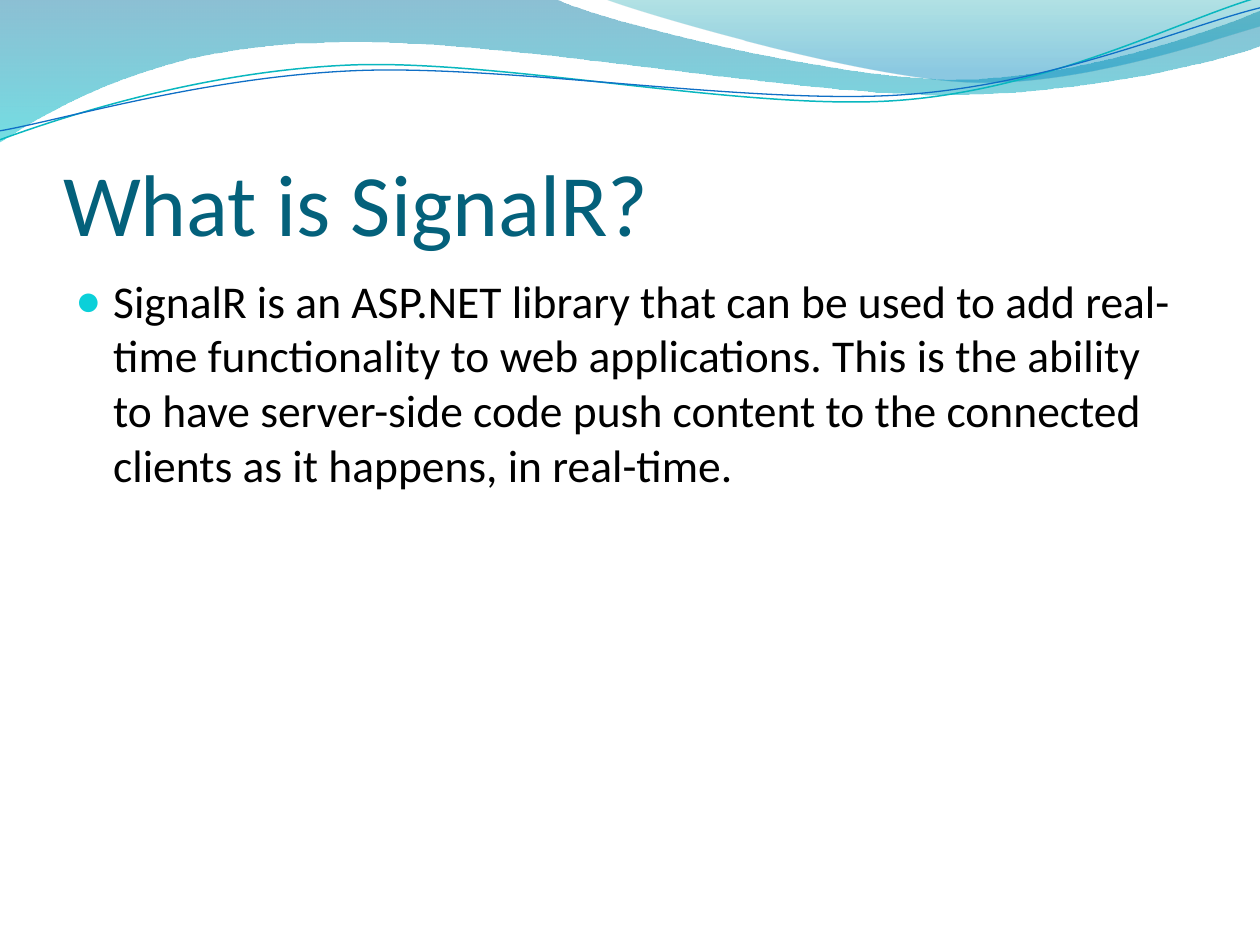
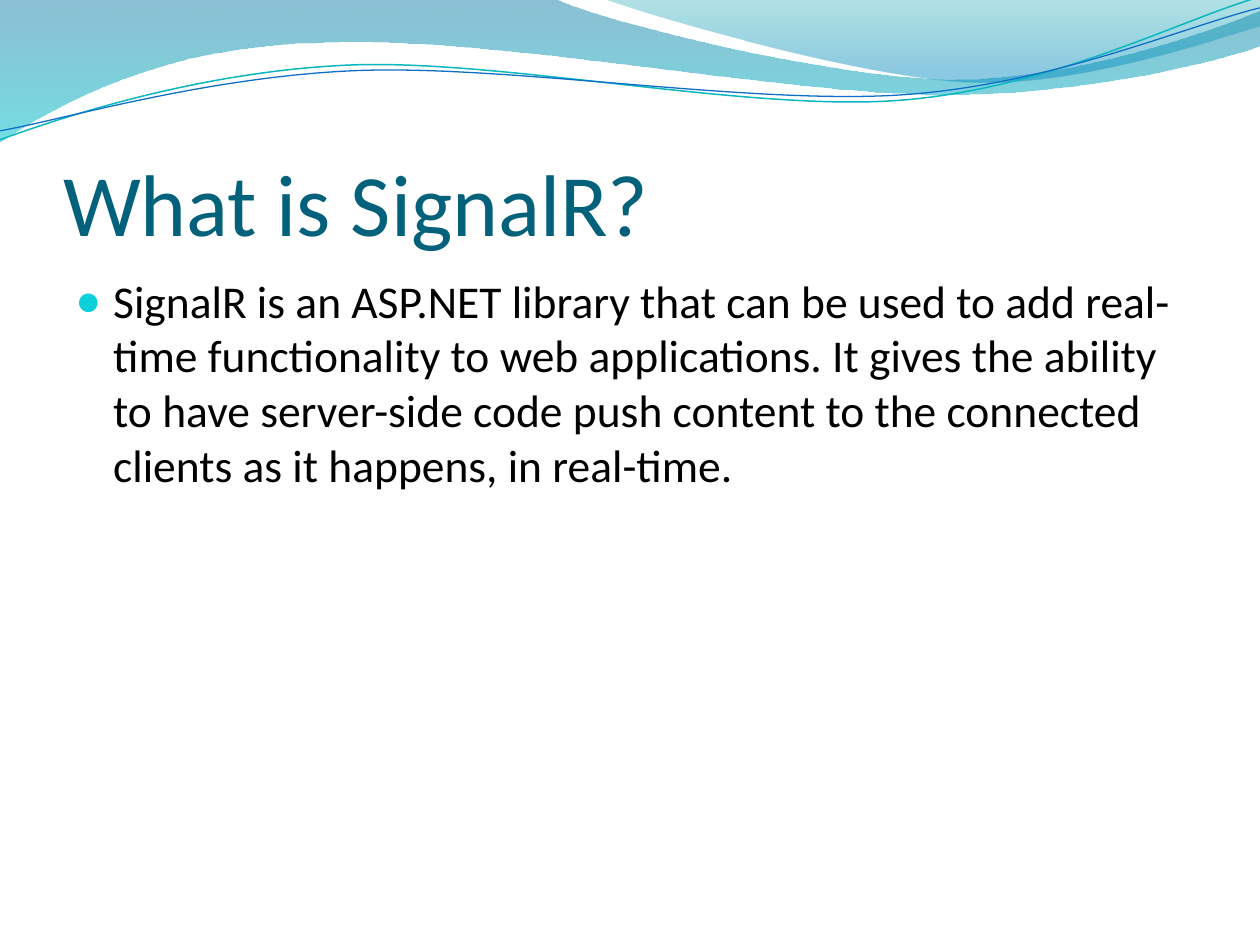
Before and after one commit to kyleema2016/Chatter, a slide deck: slide 16 of WebSocket.pptx (slide 13 before the commit). Drawn at 1260x945 pixels with LibreOffice and Linux fonts; fonts in the diff are those of the drawing; background and template pictures are left out. Boxes give left, top, right and bottom in pixels: in the first picture for what was removed or moved away, otherwise in the second. Text is boxed around its words. In the diff, an @@ line names an element or a change of style, - is before the commit and + after.

Commit message:
Tidied up Server and WebsiteClient projects

```diff
--- a/WebSocket.pptx
+++ b/WebSocket.pptx
@@ text at (113, 286, 1169, 490): text changed @@
-● SignalR is an ASP.NET library that can be used to add real-time functionality to web applications. This is the ability to have server-side code push content to the connected clients as it happens, in real-time.
+● SignalR is an ASP.NET library that can be used to add real-time functionality to web applications. It gives the ability to have server-side code push content to the connected clients as it happens, in real-time.
```
Also in this commit, not shown: 4 other slides changed, 5 slides added, 10 other files.
